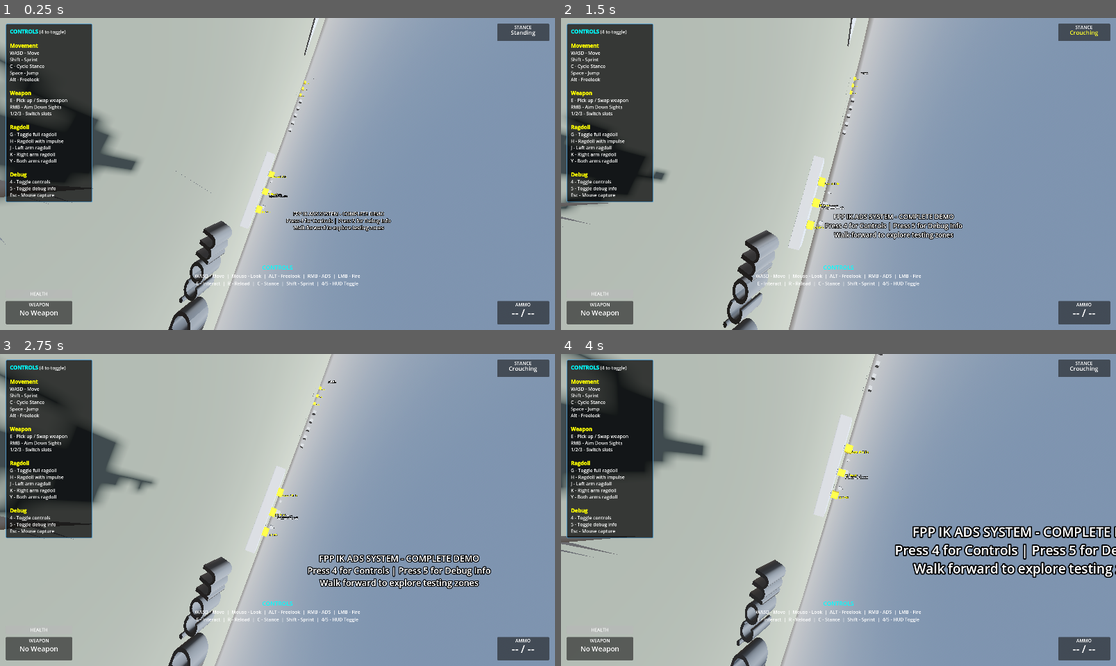
Above: before the commit, frames 1-4 (two rows, left to right).
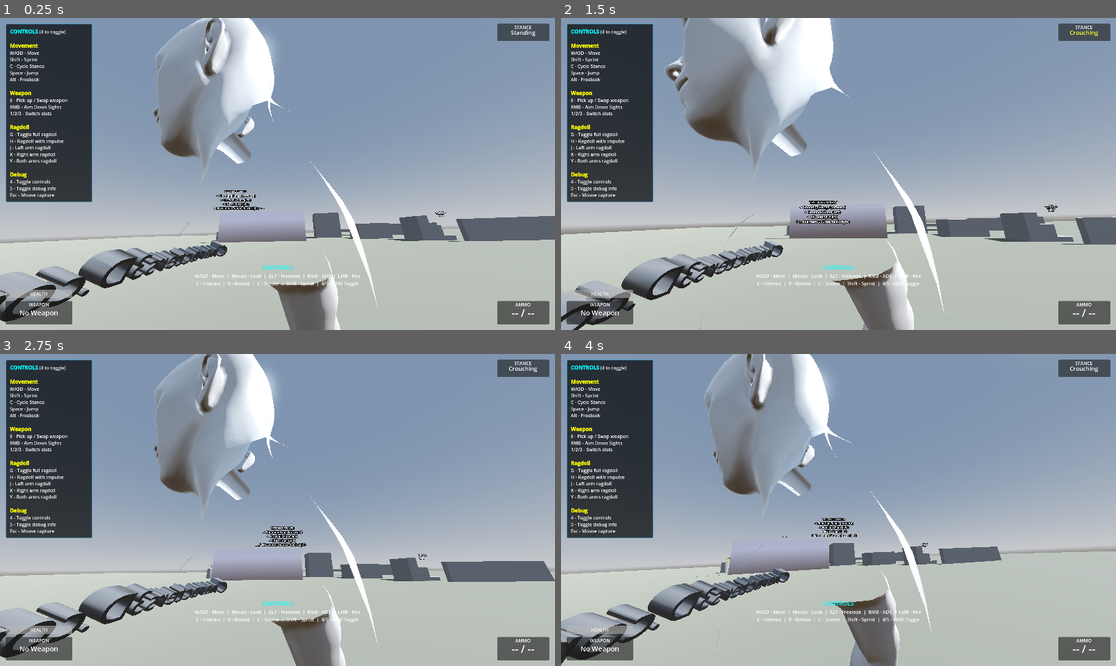
Above: after the commit, the same moments.

Repository: lmf-git/fpp-ik-ads
Game: Godot game, scene res://scenes/enhanced_demo.tscn
The game is run twice, just before and just after one commit, with the same random seed, the same clock (stepped at 60 frames per second) and the same inputs.
Inputs (mouse positions are in pixels of both pictures, inside the frame that each line leads up to):
- Up to frame 1 (0.25 s): no input
- Up to frame 2 (1.5 s): tap Enter at 0.5 s; move the mouse to (866, 174) at 0.52 s; hold Right mouse button (aim_down_sights) 0.53-1.28 s; hold W (move_forward) from 0.53 s (still down); click (866, 174) at 0.67 s; tap Space (jump) at 0.77 s; move the mouse to (810, 174) at 1.27 s; tap C (crouch) at 1.35 s
- Up to frame 3 (2.75 s): keep holding W (move_forward); tap Space (jump) at 1.52 s; move the mouse to (288, 503) at 2.02 s; press the mouse at (288, 503) at 2.03 s
- Up to frame 4 (4 s): keep holding W (move_forward); move the mouse to (832, 516) at 2.77 s; release the mouse at (832, 516) at 2.78 s; tap Alt (freelook) at 2.85 s; click (832, 516) at 2.92 s; tap Space (jump) at 3.02, 3.77 s; move the mouse to (877, 513) at 3.52 s; tap E (interact) at 3.6 s

The runs differ from the first frame. In frame 1, 60% of the frame differs, in the area x 0-100%, y 0-100%; in frame 2, 58%; in frame 3, 58%; in frame 4, 60%.

Commit message:
Fix FPS camera orientation and weapon aiming IK
Camera fixes:
- Changed camera transform to look down -Y axis (forward from upward-pointing head bone)
- Should fix inverted pitch and incorrect roll orientation
- New transform: (1,0,0, 0,0,1, 0,-1,0) for proper first-person view

Weapon IK fixes:
- Right hand now positions in front of camera when aiming (not just following weapon)
- Creates proper raised arm pose for FPS aiming
- Left hand continues to track weapon support point
- Breaks circular dependency where weapon→hand→IK→weapon

Diff:
--- a/scenes/character_skeleton_player_refactored.tscn
+++ b/scenes/character_skeleton_player_refactored.tscn
@@ -49,7 +49,7 @@
 
 [node name="FPSCamera" type="Camera3D" parent="CharacterModel/RootNode/Skeleton3D/HeadAttachment"]
 unique_name_in_owner = true
-transform = Transform3D(0, 0, 1, 0, 1, 0, -1, 0, 0, 0, 0.15, 0)
+transform = Transform3D(1, 0, 0, 0, 0, 1, 0, -1, 0, 0, 0.15, 0)
 
 [node name="InteractionRay" type="RayCast3D" parent="CharacterModel/RootNode/Skeleton3D/HeadAttachment/FPSCamera"]
 unique_name_in_owner = true
--- a/scripts/components/weapon_controller_component.gd
+++ b/scripts/components/weapon_controller_component.gd
@@ -195,18 +195,28 @@
 		print("WeaponController: Left hand IK configured")
 
 func _update_weapon_ik() -> void:
-	if not current_weapon:
-		return
-
-	var grip_point = current_weapon.get_node_or_null("GripPoint")
+	if not current_weapon or not fps_camera:
+		return
+
+	# Position hands in front of camera for aiming pose
+	# Right hand: dominant hand holds weapon grip
+	if right_hand_ik_target:
+		# Position right hand in front of camera (weapon will follow via BoneAttachment)
+		var camera_forward := -fps_camera.global_transform.basis.z
+		var camera_right := fps_camera.global_transform.basis.x
+		var camera_down := -fps_camera.global_transform.basis.y
+
+		# Right hand position: slightly right, slightly down, in front of camera
+		var right_hand_offset := camera_right * 0.15 + camera_down * 0.1 + camera_forward * 0.3
+		right_hand_ik_target.global_position = fps_camera.global_position + right_hand_offset
+
+		# Orient hand to point forward
+		right_hand_ik_target.global_transform.basis = fps_camera.global_transform.basis
+
+	# Left hand: support hand positions based on weapon's support point
 	var support_point = current_weapon.get_node_or_null("SupportPoint")
-
-	# Update right hand target (grip)
-	if right_hand_ik_target and grip_point:
-		right_hand_ik_target.global_transform = grip_point.global_transform
-
-	# Update left hand target (support)
 	if left_hand_ik_target and support_point:
+		# Left hand follows weapon's support point
 		left_hand_ik_target.global_transform = support_point.global_transform
 
 func _apply_procedural_offsets() -> void:
